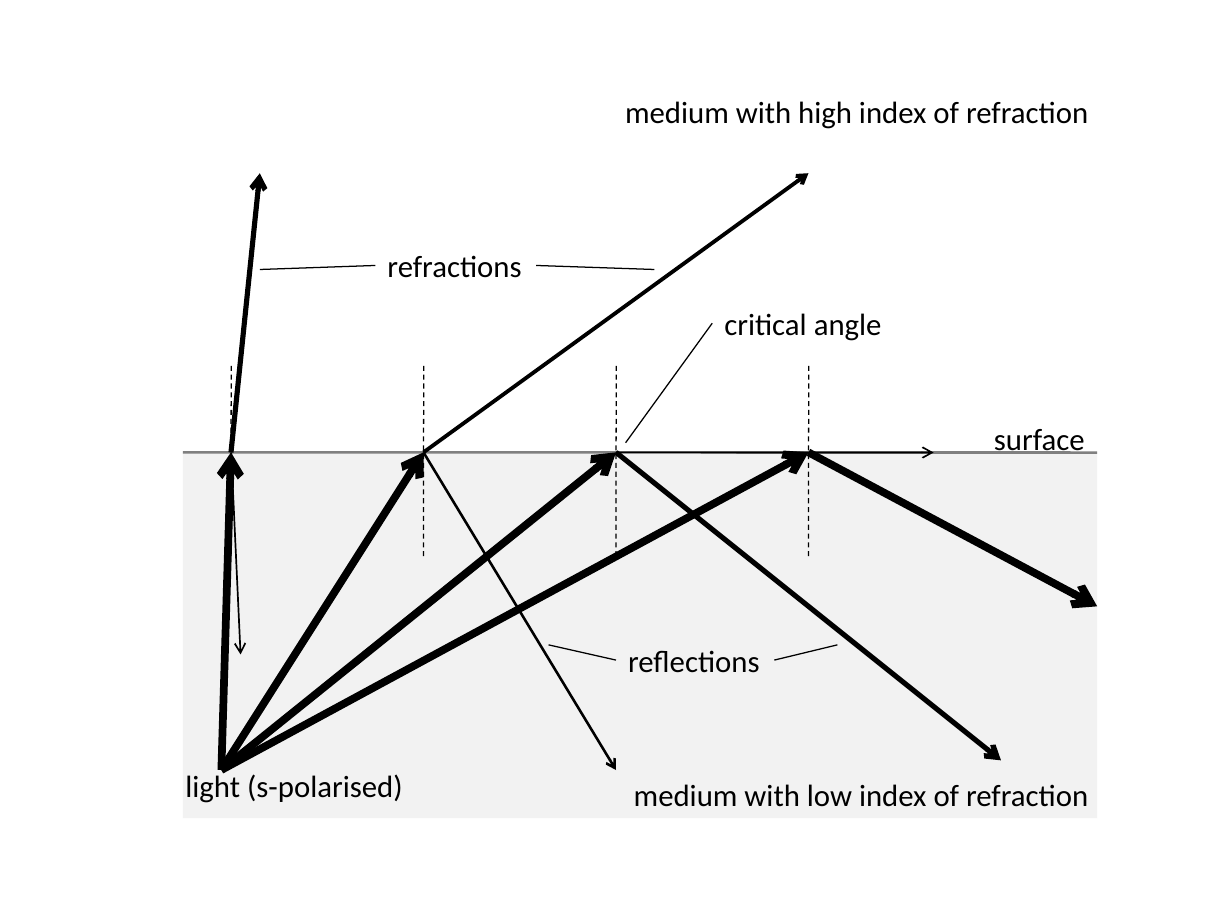
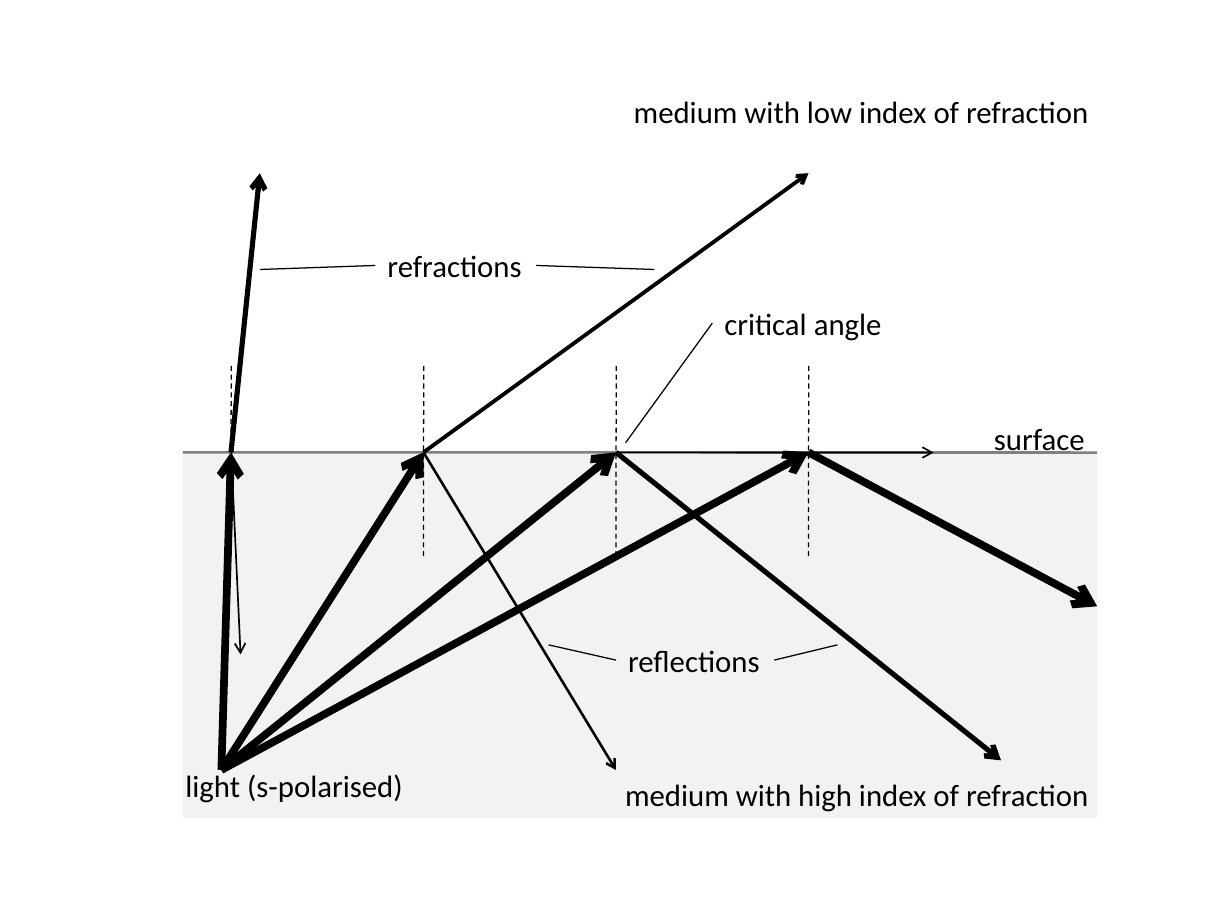
Before and after one commit to pflaumental/fluid-particles, a slide deck: slide 22 of thesis/drawings.pptx. Drawn at 1232x924 pixels with LibreOffice and Linux fonts; fonts in the diff are those of the drawing. Boxes give left, top, right and bottom in pixels: in the first picture for what was removed or moved away, otherwise in the second. Text is boxed around its words. In the diff, an @@ line names an element or a change of style, - is before the commit and + after.

```diff
--- a/thesis/drawings.pptx
+++ b/thesis/drawings.pptx
@@ text at (634, 101, 1088, 124): text changed @@
-medium with high index of refraction
+medium with low index of refraction
@@ text at (625, 784, 1088, 812): text changed @@
-medium with low index of refraction
+medium with high index of refraction
```
Also in this commit, not shown: 1 other slide changed, 2 slides added, 2 other files.
